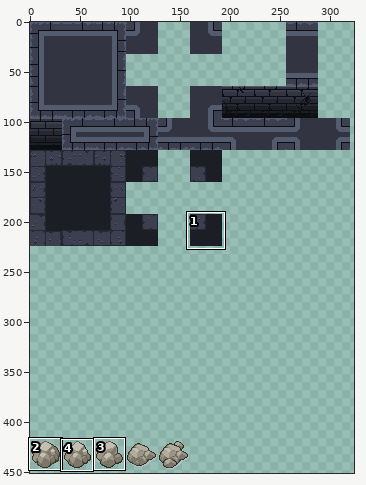
Two versions of one sprite sheet, Assets/tileset64.png. Above: a wide view before the commit, with the close-up outlined.
Close-up. Before the commit:
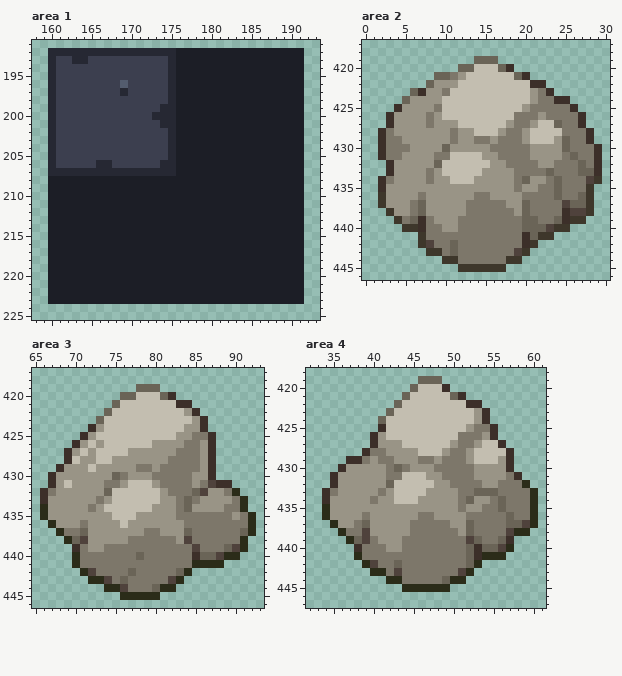
The file is 512x512 pixels. Colours within 5 levels of each other are drawn and written as one. Shown: area 1: x 158..193, y 191..225; area 2: x 0..30, y 417..446; area 3: x 65..93, y 417..446; area 4: x 32..61, y 418..447. The wide view leaves out empty margins. The commit also changed other parts of the picture, which this record leaves out.
And afterwards:
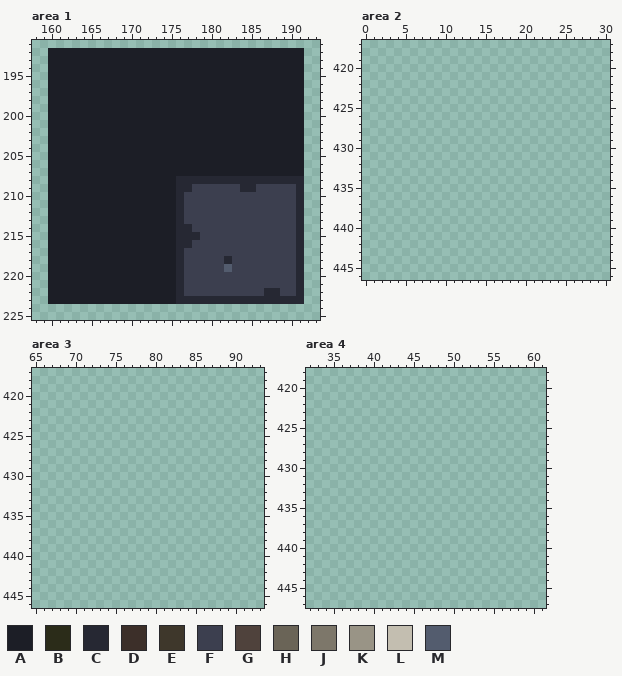
Palette (. is transparent): A #1c1e26  B #2b2c19  C #262833  D #3c2f29  E #3e372b  F #3c3f4f  G #4f423c  H #6a6457  J #7d776a  K #999486  L #c3beb0  M #535c6e
The exact change:
Changed rows in their new state; - is an unchanged pixel.
Area 1:
first column x 160:
192 AAAAAAAAAAAAAAAA----------------
193 AAAAAAAAAAAAAAAA----------------
194 AAAAAAAAAAAAAAAA----------------
195 AAAAAAAAAAAAAAAA----------------
196 AAAAAAAAAAAAAAAA----------------
197 AAAAAAAAAAAAAAAA----------------
198 AAAAAAAAAAAAAAAA----------------
199 AAAAAAAAAAAAAAAA----------------
200 AAAAAAAAAAAAAAAA----------------
201 AAAAAAAAAAAAAAAA----------------
202 AAAAAAAAAAAAAAAA----------------
203 AAAAAAAAAAAAAAAA----------------
204 AAAAAAAAAAAAAAAA----------------
205 AAAAAAAAAAAAAAAA----------------
206 AAAAAAAAAAAAAAAA----------------
207 AAAAAAAAAAAAAAAA----------------
208 ----------------CCCCCCCCCCCCCCCC
209 ----------------CCFFFFFFCCFFFFFC
210 ----------------CFFFFFFFFFFFFFFC
211 ----------------CFFFFFFFFFFFFFFC
212 ----------------CFFFFFFFFFFFFFFC
213 ----------------CFFFFFFFFFFFFFFC
214 ----------------CCFFFFFFFFFFFFFC
215 ----------------CCCFFFFFFFFFFFFC
216 ----------------CCFFFFFFFFFFFFFC
217 ----------------CFFFFFFFFFFFFFFC
218 ----------------CFFFFFCFFFFFFFFC
219 ----------------CFFFFFMFFFFFFFFC
220 ----------------CFFFFFFFFFFFFFFC
221 ----------------CFFFFFFFFFFFFFFC
222 ----------------CFFFFFFFFFFCCFFC
223 ----------------CCCCCCCCCCCCCCCC
Area 2:
first column x 2:
419 ------------...-------------
420 ----------.......-----------
421 -------............---------
422 ------...............-------
423 ----..................------
424 ---.....................----
425 --.......................---
426 -.........................--
427 -.........................--
428 ...........................-
429 ...........................-
430 ............................
431 ............................
432 -...........................
433 -...........................
434 ............................
435 ...........................-
436 ...........................-
437 ...........................-
438 -..........................-
439 --........................--
440 ---.....................----
441 -----.................------
442 -----...............--------
443 ------.............---------
444 --------..........----------
445 ----------......------------
Area 3:
first column x 66:
419 ------------...------------
420 ----------.......----------
421 ---------..........--------
422 --------............-------
423 -------..............------
424 ------...............------
425 -----.................-----
426 ----..................-----
427 ---...................-----
428 ---...................-----
429 --....................-----
430 -.....................-----
431 -.......................---
432 .........................--
433 ..........................-
434 ..........................-
435 ...........................
436 -..........................
437 --.........................
438 ---.......................-
439 ----......................-
440 ----.....................--
441 ----...................----
442 -----..............--------
443 ------............---------
444 --------.........----------
445 ----------.....------------
Area 4:
first column x 34:
419 ------------...------------
420 -----------.....-----------
421 ----------........---------
422 ---------...........-------
423 --------.............------
424 -------..............------
425 -------...............-----
426 ------................-----
427 ------.................----
428 -----...................---
429 ---.....................---
430 --......................---
431 -........................--
432 -.........................-
433 ...........................
434 ...........................
435 ...........................
436 ...........................
437 -..........................
438 --........................-
439 ---.....................---
440 ----....................---
441 ----...................----
442 -----...............-------
443 ------.............--------
444 --------..........---------
445 ----------......-----------
